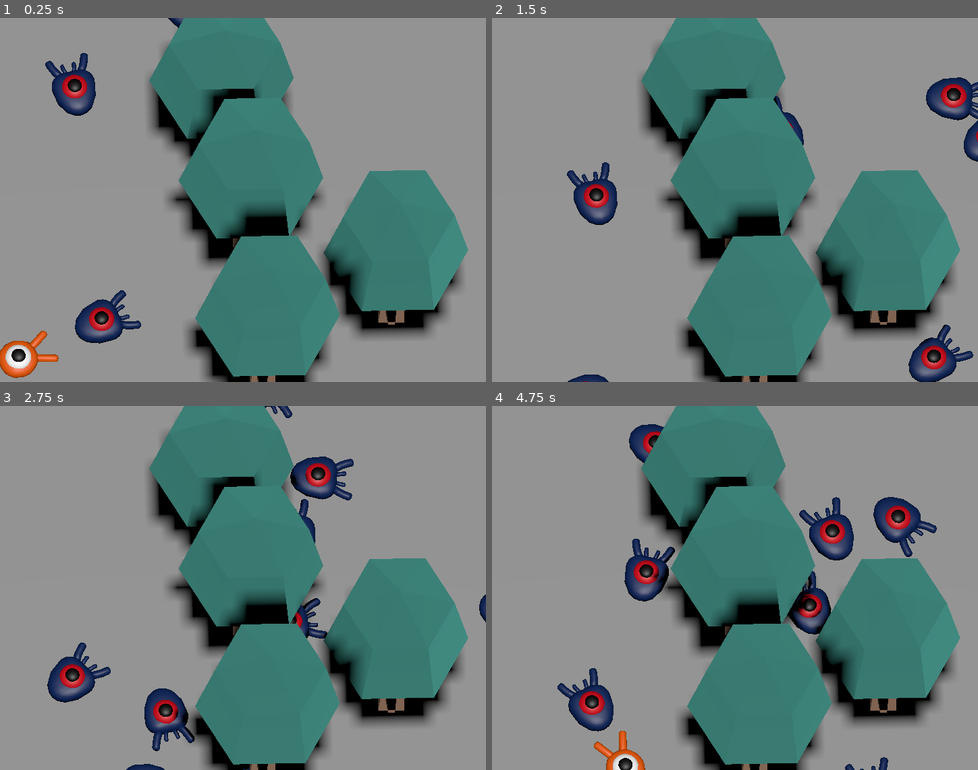
Above: before the commit, frames 1-4 (two rows, left to right).
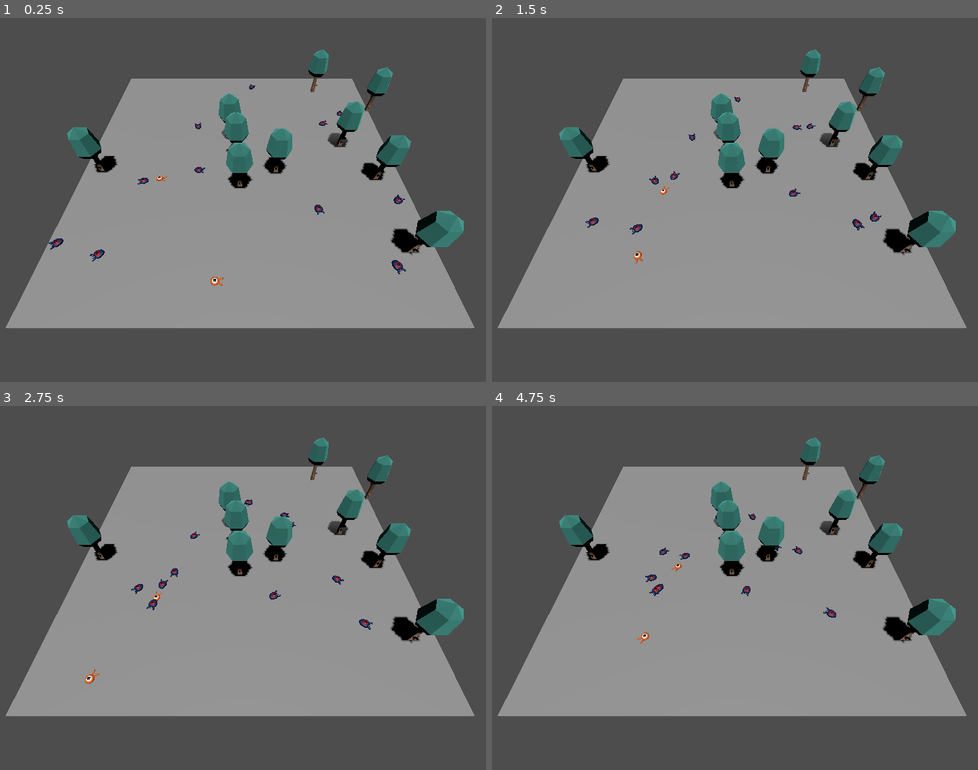
Above: after the commit, the same moments.

Repository: meowredstar/lou-et-jyothi
Game: Godot game, scene res://main.tscn
The game is run twice, just before and just after one commit, with the same random seed, the same clock (stepped at 60 frames per second) and the same inputs.
Inputs:
- Up to frame 1 (0.25 s): no input
- Up to frame 2 (1.5 s): no input
- Up to frame 3 (2.75 s): no input
- Up to frame 4 (4.75 s): no input

The runs differ from the first frame. In frame 1, 78% of the frame differs, in the area x 0-100%, y 0-100%; in frame 2, 79%; in frame 3, 80%; in frame 4, 81%.

Commit message:
Changement de l'angle de la caméra

Diff:
--- a/wokeworld/main.tscn
+++ b/wokeworld/main.tscn
@@ -6,24 +6,10 @@
 [ext_resource type="PackedScene" uid="uid://o4resmt5mpdy" path="res://tree.tscn" id="4_1bvp3"]
 
 [sub_resource type="BoxShape3D" id="BoxShape3D_7dm0k"]
-size = Vector3(60, 2, 60)
+size = Vector3(100, 2, 100)
 
 [sub_resource type="BoxMesh" id="BoxMesh_ig7tw"]
-size = Vector3(60, 2, 60)
-
-[sub_resource type="StandardMaterial3D" id="StandardMaterial3D_ig7tw"]
-albedo_color = Color(0.96862745, 0.54509807, 0, 1)
-
-[sub_resource type="CylinderMesh" id="CylinderMesh_ig7tw"]
-material = SubResource("StandardMaterial3D_ig7tw")
-
-[sub_resource type="Curve3D" id="Curve3D_h2yge"]
-closed = true
-_data = {
-"points": PackedVector3Array(0, 0, 0, 0, 0, 0, -13.011819, 0, -14.012717, 0, 0, 0, 0, 0, 0, 13.029971, 0, -14.019405, 0, 0, 0, 0, 0, 0, 13.015554, 0, 15.014236, 0, 0, 0, 0, 0, 0, -13.022299, 0, 14.986477),
-"tilts": PackedFloat32Array(0, 0, 0, 0)
-}
-point_count = 4
+size = Vector3(100, 2, 100)
 
 [node name="Main" type="Node" unique_id=441824203]
 script = ExtResource("1_0xm2m")
@@ -52,34 +38,9 @@
 transform = Transform3D(1, 0, 0, 0, 1, 0, 0, 0, 1, -4.953644, 0, 13.023821)
 
 [node name="Camera3D" type="Camera3D" parent="CameraPivot" unique_id=1922318119]
-transform = Transform3D(0.9990831, 0.019479118, -0.03812462, 0.029214308, 0.34077016, 0.9396926, 0.03129611, -0.9399448, 0.33988866, 0, 100, 20)
-projection = 1
-size = 19.0
-
-[node name="Cylinders" type="Node3D" parent="." unique_id=848416971]
-
-[node name="MeshInstance3D" type="MeshInstance3D" parent="Cylinders" unique_id=1329716038]
-transform = Transform3D(1, 0, 0, 0, 1, 0, 0, 0, 1, -13, 0, -14)
-mesh = SubResource("CylinderMesh_ig7tw")
-
-[node name="MeshInstance3D2" type="MeshInstance3D" parent="Cylinders" unique_id=1195977978]
-transform = Transform3D(1, 0, 0, 0, 1, 0, 0, 0, 1, -13, 0, 15)
-mesh = SubResource("CylinderMesh_ig7tw")
-
-[node name="MeshInstance3D3" type="MeshInstance3D" parent="Cylinders" unique_id=856305633]
-transform = Transform3D(1, 0, 0, 0, 1, 0, 0, 0, 1, 13, 0, -14)
-mesh = SubResource("CylinderMesh_ig7tw")
-
-[node name="MeshInstance3D4" type="MeshInstance3D" parent="Cylinders" unique_id=1832317252]
-transform = Transform3D(1, 0, 0, 0, 1, 0, 0, 0, 1, 13, 0, 15)
-mesh = SubResource("CylinderMesh_ig7tw")
-
-[node name="SpawnPath" type="Path3D" parent="." unique_id=981964689]
-curve = SubResource("Curve3D_h2yge")
-debug_custom_color = Color(1, 0, 0, 1)
-
-[node name="SpawnLocation" type="PathFollow3D" parent="SpawnPath" unique_id=829987434]
-transform = Transform3D(0.00025673202, 0, -0.99999577, 0, 1, 0, 0.99999577, 0, 0.00025673202, -13.011819, 0, -14.012717)
+transform = Transform3D(1, 0, 0, 0, 0.5693082, 0.8221243, 0, -0.8221243, 0.5693082, 5.57222, 57.178677, 43.32001)
+size = 100.0
+far = 154.33
 
 [node name="MobTimer" type="Timer" parent="." unique_id=1426009796]
 wait_time = 0.5
